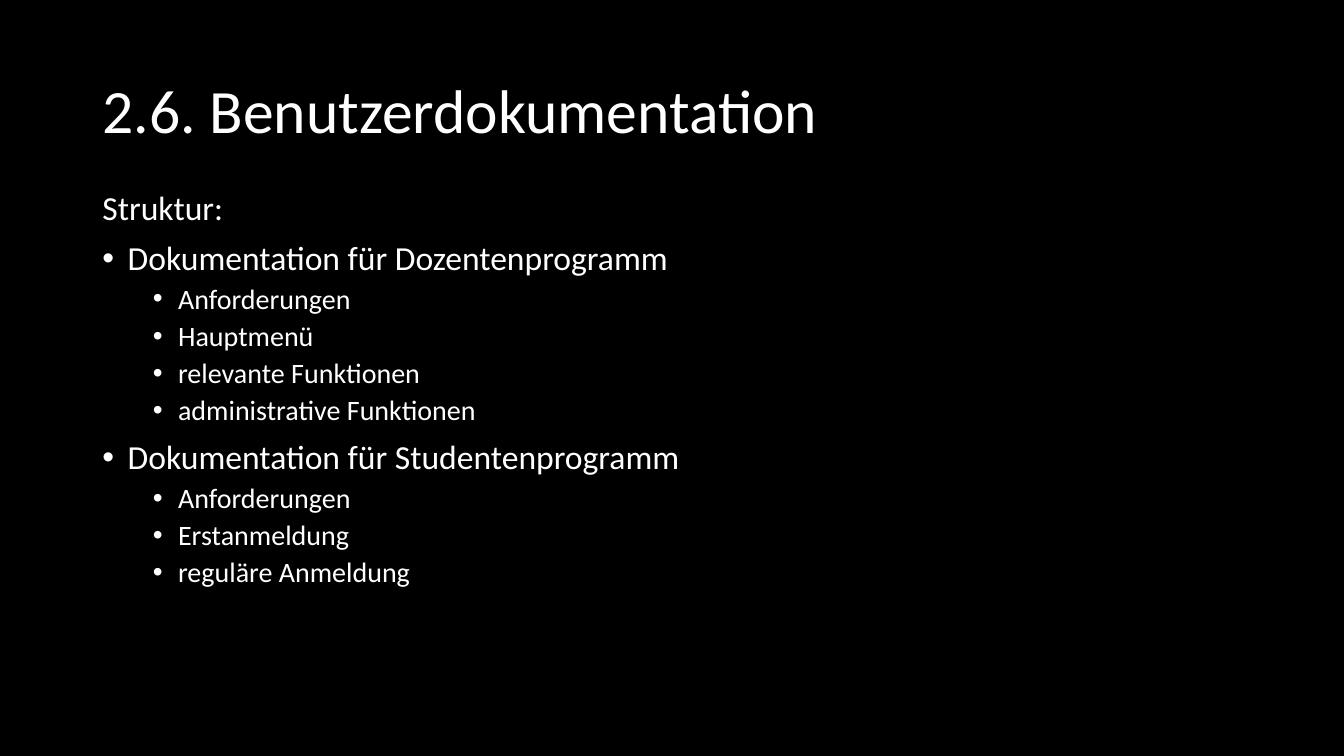
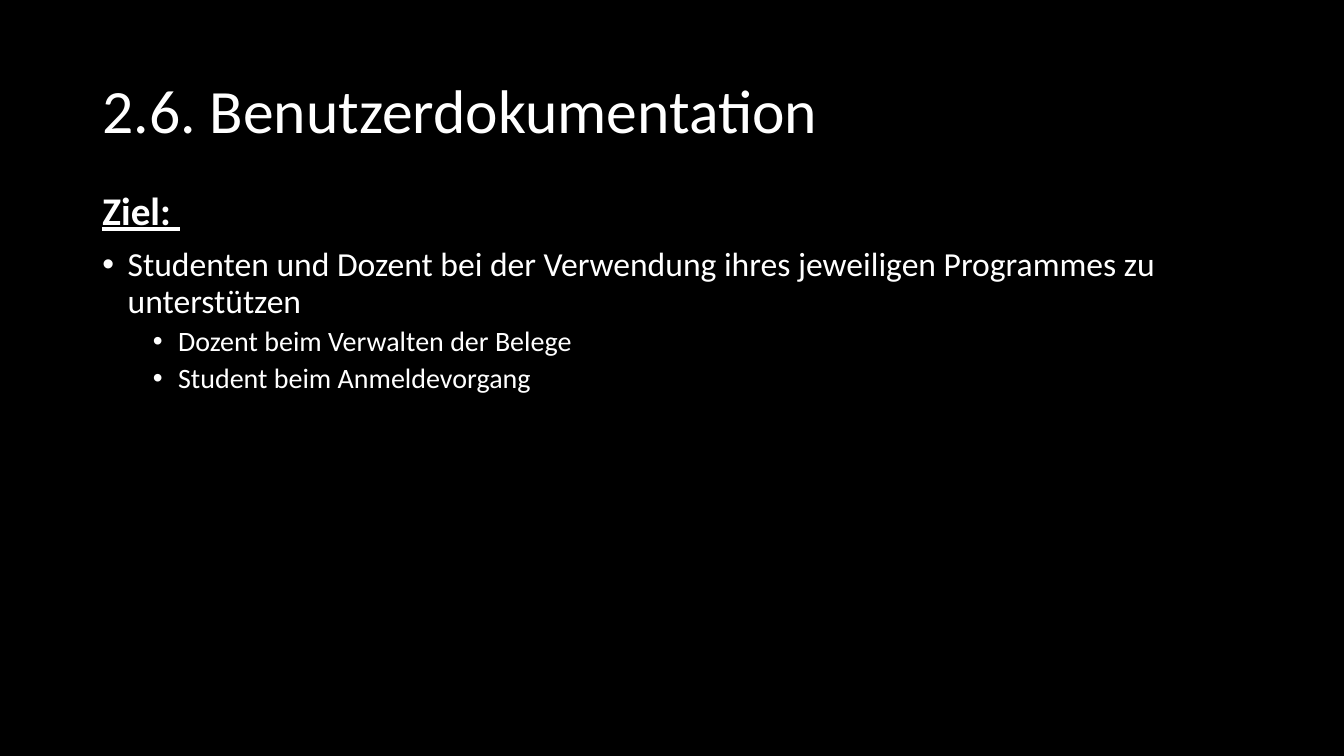
Before and after one commit to SE-Beleggruppe/Beleg_Planung, a slide deck: slide 21 of Präsentation/Felix - Dokumentation/SE_Dokumentation.pptx. Drawn at 1344x756 pixels with LibreOffice and Linux fonts; fonts in the diff are those of the drawing. Boxes give left, top, right and bottom in pixels: in the first picture for what was removed or moved away, otherwise in the second. Text is boxed around its words. In the diff, an @@ line names an element or a change of style, - is before the commit and + after.

```diff
--- a/Präsentation/Felix - Dokumentation/SE_Dokumentation.pptx
+++ b/Präsentation/Felix - Dokumentation/SE_Dokumentation.pptx
@@ text at (102, 197, 1155, 393): text changed; size 20 to 24 pt @@
-Struktur:
-• Dokumentation für Dozentenprogramm
-  • Anforderungen
-  • Hauptmenü
-  • relevante Funktionen
-  • administrative Funktionen
-• Dokumentation für Studentenprogramm
-  • Anforderungen
-  • Erstanmeldung
-  • reguläre Anmeldung
+Ziel:
+• Studenten und Dozent bei der Verwendung ihres jeweiligen Programmes zu unterstützen
+  • Dozent beim Verwalten der Belege
+  • Student beim Anmeldevorgang
```
Also in this commit, not shown: 7 other slides changed.
